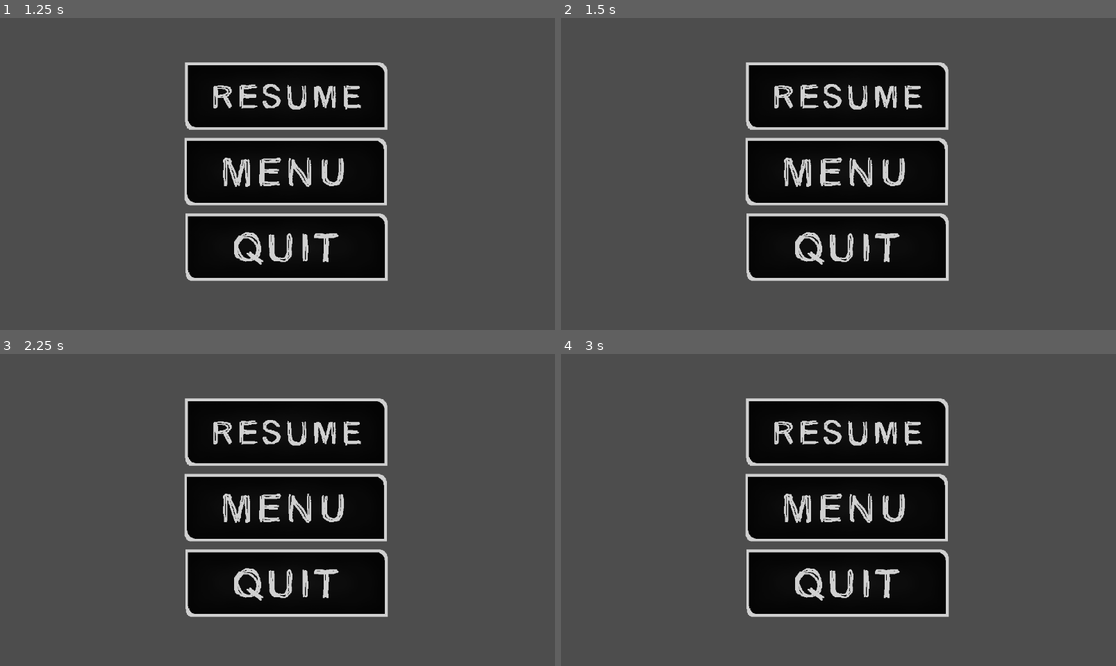
Above: before the commit, frames 1-4 (two rows, left to right).
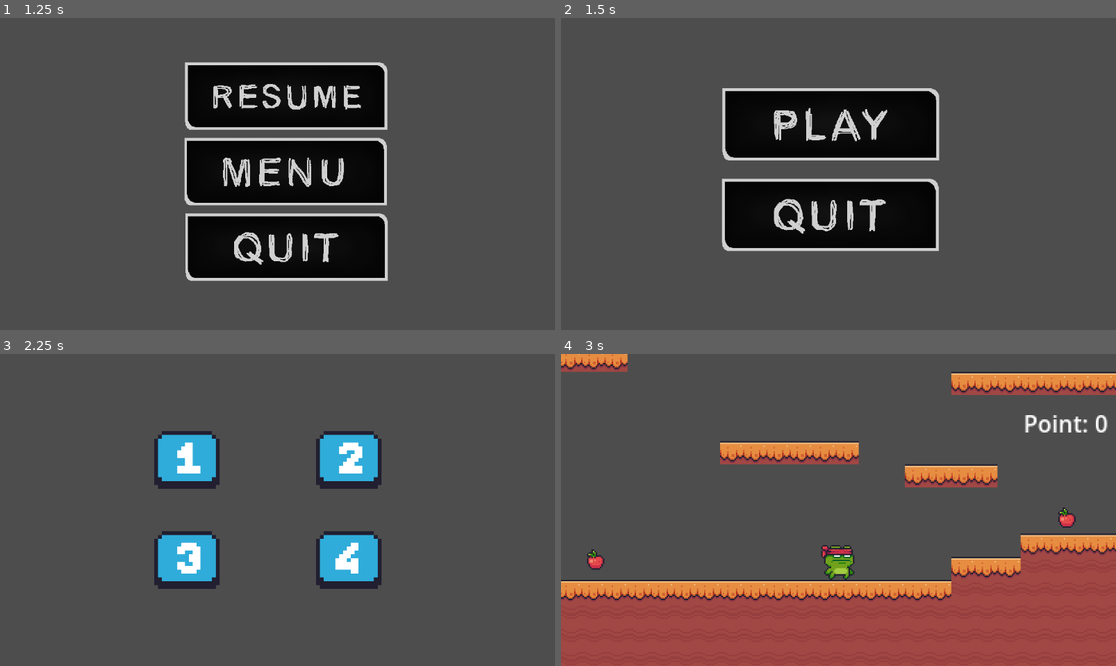
Above: after the commit, the same moments.

Repository: Alybaba07/Godot-Clicom
Game: Godot game, scene res://Assets/Scenes/pause_menu.tscn
The game is run twice, just before and just after one commit, with the same random seed, the same clock (stepped at 60 frames per second) and the same inputs. This scene is started directly instead of the project's main scene.
Inputs (mouse positions are in pixels of both pictures, inside the frame that each line leads up to):
- Up to frame 1 (1.25 s): click (288, 96) at 0.5 s
- Up to frame 2 (1.5 s): click (844, 170) at 1.25 s
- Up to frame 3 (2.25 s): click (271, 460) at 2.02 s
- Up to frame 4 (3 s): click (749, 463) at 2.77 s

Frame 1 is identical in both runs. In frame 2, 18% of the frame differs, in the area x 28-70%, y 14-85%; in frame 3, 26%; in frame 4, 55%, in the area x 0-100%, y 0-100%.

Commit message:
script pause menu

Diff:
--- a/Assets/Scenes/pause_menu.tscn
+++ b/Assets/Scenes/pause_menu.tscn
@@ -41,3 +41,7 @@
 offset_right = 834.2857
 offset_bottom = 517.1429
 texture_normal = ExtResource("3_48c7y")
+
+[connection signal="pressed" from="Resume" to="." method="_on_resume_pressed"]
+[connection signal="pressed" from="Menu" to="." method="_on_menu_pressed"]
+[connection signal="pressed" from="Quit" to="." method="_on_quit_pressed"]
--- a/Assets/Scenes/player.tscn
+++ b/Assets/Scenes/player.tscn
@@ -69,6 +69,7 @@
 
 [node name="Camera2D" type="Camera2D" parent="." unique_id=674894859]
 zoom = Vector2(3, 3)
+drag_vertical_offset = -0.5
 
 [node name="Label" type="Label" parent="Camera2D" unique_id=418223107]
 unique_name_in_owner = true
--- a/Assets/Scripts/pause_menu.gd
+++ b/Assets/Scripts/pause_menu.gd
@@ -7,7 +7,19 @@
 	get_tree().paused = true
 
 func escape():
-	if Input.is_action_just_pressed("pause") and get_tree().paused == false:
+	if Input.is_action_just_pressed("pause") and !get_tree().paused:
 		pause()
-	elif Input.is_action_just_pressed("pause") and get_tree().paused == true:
+	elif Input.is_action_just_pressed("pause") and get_tree().paused:
 		resume()
+
+func _on_resume_pressed() -> void:
+	resume()
+
+func _on_menu_pressed() -> void:
+	get_tree().change_scene_to_file("res://Assets/Scenes/main_menu.tscn")
+
+func _on_quit_pressed() -> void:
+	get_tree().quit()
+
+func _process(delta: float) -> void:
+	escape()
